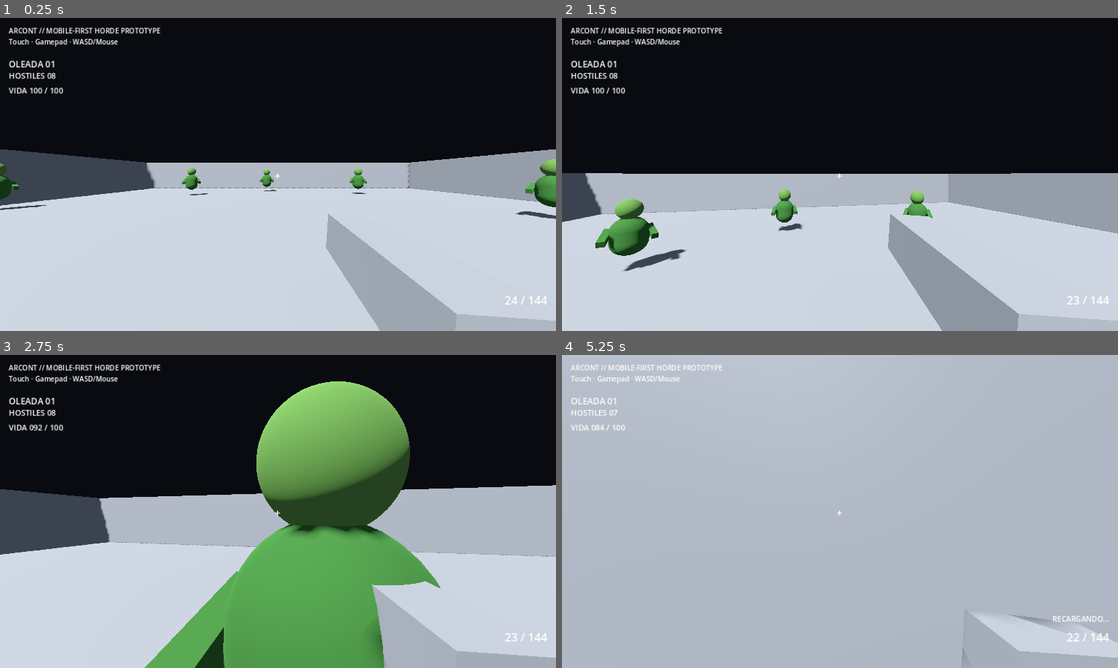
Above: before the commit, frames 1-4 (two rows, left to right).
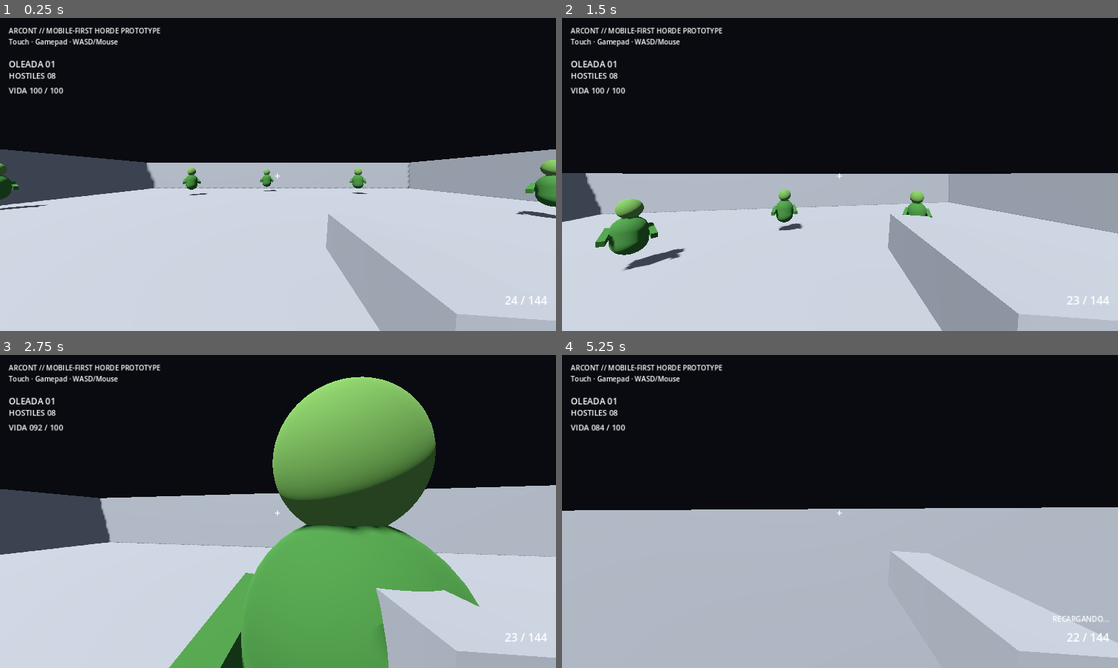
Above: after the commit, the same moments.

Repository: heliossamuelhernandezreyes/Arcont
Game: Godot game, scene res://scenes/main.tscn
Same seed, same stepped clock (60 frames per second), same inputs: the game is played once before the commit and once after it.
Inputs (mouse positions are in pixels of both pictures, inside the frame that each line leads up to):
- Up to frame 1 (0.25 s): no input
- Up to frame 2 (1.5 s): move the mouse to (834, 180) at 0.52 s; hold Shift (sprint) 0.53-1.28 s; hold W (move_forward) from 0.53 s (still down); click (834, 180) at 0.67 s; tap Space (jump) at 0.77 s; move the mouse to (878, 177) at 1.27 s; tap Shift (sprint) at 1.35 s
- Up to frame 3 (2.75 s): keep holding W (move_forward); tap Space (jump) at 1.52 s; move the mouse to (233, 508) at 2.02 s; hold Shift (sprint) from 2.03 s (still down)
- Up to frame 4 (5.25 s): move the mouse to (845, 511) at 2.77 s; release W (move_forward) at 2.78 s; release Shift (sprint) at 2.78 s; hold A (move_left) 2.78-3.53 s; tap Shift (sprint) at 2.85, 4.35 s; click (845, 511) at 2.92 s; tap Space (jump) at 3.02, 3.77, 4.52 s; move the mouse to (817, 505) at 3.52 s; hold Shift (sprint) 3.53-4.28 s; hold W (move_forward) from 3.53 s (still down); tap R (reload) at 4.15 s; move the mouse to (867, 511) at 4.27 s; move the mouse to (812, 511) at 5.02 s; hold Shift (sprint) from 5.03 s (still down); click (812, 511) at 5.17 s

The runs differ from the first frame. In frame 1, less than 0.1% of the frame differs, in the area x 0-100%, y 45-65%; in frame 2, 0.2%; in frame 3, 8.2%; in frame 4, 51%, in the area x 0-100%, y 0-95%.

Commit message:
feat: stagger zombie AI add separation and pooling lifecycle

Diff:
--- a/scripts/enemy.gd
+++ b/scripts/enemy.gd
@@ -7,8 +7,8 @@
 @export var acceleration := 10.0
 @export var contact_damage := 8.0
 @export var attack_cooldown := 0.8
-@export var desktop_gib_parts := 6
-@export var mobile_gib_parts := 3
+@export var separation_radius := 1.15
+@export var separation_strength := 1.35
 @export var gib_lifetime := 6.0
 
 var health := 100.0
@@ -16,35 +16,97 @@
 var gravity: float = ProjectSettings.get_setting("physics/3d/default_gravity")
 var attack_timer := 0.0
 var dead := false
+var active := true
+var ai_interval := 0.08
+var ai_timer := 0.0
+var desired_direction := Vector3.ZERO
+var gore_parts_limit := 6
+
+@onready var collision: CollisionShape3D = $Collision
 
 func _ready() -> void:
 	health = max_health
 	target = get_tree().get_first_node_in_group("player") as Node3D
+	ai_timer = randf_range(0.0, ai_interval)
+	add_to_group("enemies_active")
+
+func activate(at_position: Vector3, new_target: Node3D, new_ai_interval := 0.08, new_gore_parts := 6) -> void:
+	global_position = at_position
+	target = new_target
+	health = max_health
+	dead = false
+	active = true
+	visible = true
+	velocity = Vector3.ZERO
+	desired_direction = Vector3.ZERO
+	ai_interval = maxf(new_ai_interval, 0.03)
+	gore_parts_limit = clampi(new_gore_parts, 0, 6)
+	ai_timer = randf_range(0.0, ai_interval)
+	if not is_in_group("enemies_active"):
+		add_to_group("enemies_active")
+	collision.set_deferred("disabled", false)
+	set_physics_process(true)
+
+func deactivate() -> void:
+	active = false
+	dead = true
+	visible = false
+	velocity = Vector3.ZERO
+	if is_in_group("enemies_active"):
+		remove_from_group("enemies_active")
+	collision.set_deferred("disabled", true)
+	set_physics_process(false)
+
+func set_performance_profile(new_ai_interval: float, new_gore_parts: int) -> void:
+	ai_interval = maxf(new_ai_interval, 0.03)
+	gore_parts_limit = clampi(new_gore_parts, 0, 6)
 
 func _physics_process(delta: float) -> void:
-	if dead:
+	if dead or not active:
 		return
-	attack_timer = max(attack_timer - delta, 0.0)
+	attack_timer = maxf(attack_timer - delta, 0.0)
+	ai_timer -= delta
+	if ai_timer <= 0.0:
+		ai_timer = ai_interval
+		_update_ai_direction()
 	if not is_on_floor():
 		velocity.y -= gravity * delta
-	if target and is_instance_valid(target):
-		var to_target := target.global_position - global_position
-		to_target.y = 0.0
-		var distance := to_target.length()
-		if distance > 0.05:
-			var dir := to_target.normalized()
-			velocity.x = move_toward(velocity.x, dir.x * move_speed, acceleration * delta)
-			velocity.z = move_toward(velocity.z, dir.z * move_speed, acceleration * delta)
-			look_at(global_position + Vector3(dir.x, 0.0, dir.z), Vector3.UP)
-		if distance < 1.25 and attack_timer <= 0.0:
-			attack_timer = attack_cooldown
-			if target.has_method("apply_damage"):
-				var push_dir := (target.global_position - global_position).normalized()
-				target.apply_damage(contact_damage, push_dir)
+	velocity.x = move_toward(velocity.x, desired_direction.x * move_speed, acceleration * delta)
+	velocity.z = move_toward(velocity.z, desired_direction.z * move_speed, acceleration * delta)
 	move_and_slide()
 
+func _update_ai_direction() -> void:
+	if target == null or not is_instance_valid(target):
+		target = get_tree().get_first_node_in_group("player") as Node3D
+		return
+	var to_target := target.global_position - global_position
+	to_target.y = 0.0
+	var chase := to_target.normalized() if to_target.length() > 0.05 else Vector3.ZERO
+	var separation := Vector3.ZERO
+	var neighbors_checked := 0
+	for other in get_tree().get_nodes_in_group("enemies_active"):
+		if other == self or not (other is Node3D):
+			continue
+		var offset: Vector3 = global_position - other.global_position
+		offset.y = 0.0
+		var distance := offset.length()
+		if distance > 0.001 and distance < separation_radius:
+			separation += offset.normalized() * (1.0 - distance / separation_radius)
+			neighbors_checked += 1
+			if neighbors_checked >= 6:
+				break
+	desired_direction = (chase + separation * separation_strength).normalized()
+	if desired_direction.length_squared() > 0.001:
+		look_at(global_position + Vector3(desired_direction.x, 0.0, desired_direction.z), Vector3.UP)
+	if to_target.length() < 1.25 and attack_timer <= 0.0:
+		attack_timer = attack_cooldown
+		if target.has_method("apply_damage"):
+			var push_direction := target.global_position - global_position
+			push_direction.y = 0.0
+			target.apply_damage(contact_damage, push_direction)
+
 func apply_hit(hit_point: Vector3, shot_direction: Vector3, base_damage := 34.0) -> void:
-	if dead:
+	if dead or not active:
 		return
 	var local_hit := to_local(hit_point)
 	var multiplier := 1.0
@@ -64,11 +126,12 @@
 	if dead:
 		return
 	dead = true
+	_spawn_physics_parts(shot_direction, zone)
 	died.emit(self)
-	_spawn_physics_parts(shot_direction, zone)
-	queue_free()
 
 func _spawn_physics_parts(shot_direction: Vector3, zone: String) -> void:
+	if gore_parts_limit <= 0:
+		return
 	var root := get_tree().current_scene
 	if root == null:
 		return
@@ -80,9 +143,8 @@
 		{"offset": Vector3(-0.18, -0.58, 0), "size": Vector3(0.24, 0.82, 0.26), "mass": 1.8},
 		{"offset": Vector3(0.18, -0.58, 0), "size": Vector3(0.24, 0.82, 0.26), "mass": 1.8}
 	]
-	var part_limit := mobile_gib_parts if OS.has_feature("mobile") else desktop_gib_parts
-	part_limit = clampi(part_limit, 0, parts.size())
-	for i in part_limit:
+	var count := mini(gore_parts_limit, parts.size())
+	for i in count:
 		var data: Dictionary = parts[i]
 		var body := RigidBody3D.new()
 		body.add_to_group("gib")
@@ -99,11 +161,11 @@
 		mat.albedo_color = Color(0.32, 0.48, 0.27) if i != 0 else Color(0.42, 0.58, 0.31)
 		mesh_instance.material_override = mat
 		body.add_child(mesh_instance)
-		var collision := CollisionShape3D.new()
+		var shape_node := CollisionShape3D.new()
 		var shape := BoxShape3D.new()
 		shape.size = data.size
-		collision.shape = shape
-		body.add_child(collision)
+		shape_node.shape = shape
+		body.add_child(shape_node)
 		root.add_child(body)
 		var extra := 1.8 if zone == "head" and i == 0 else 1.0
 		body.apply_central_impulse((shot_direction.normalized() * 4.8 + Vector3.UP * 2.0) * data.mass * extra)
